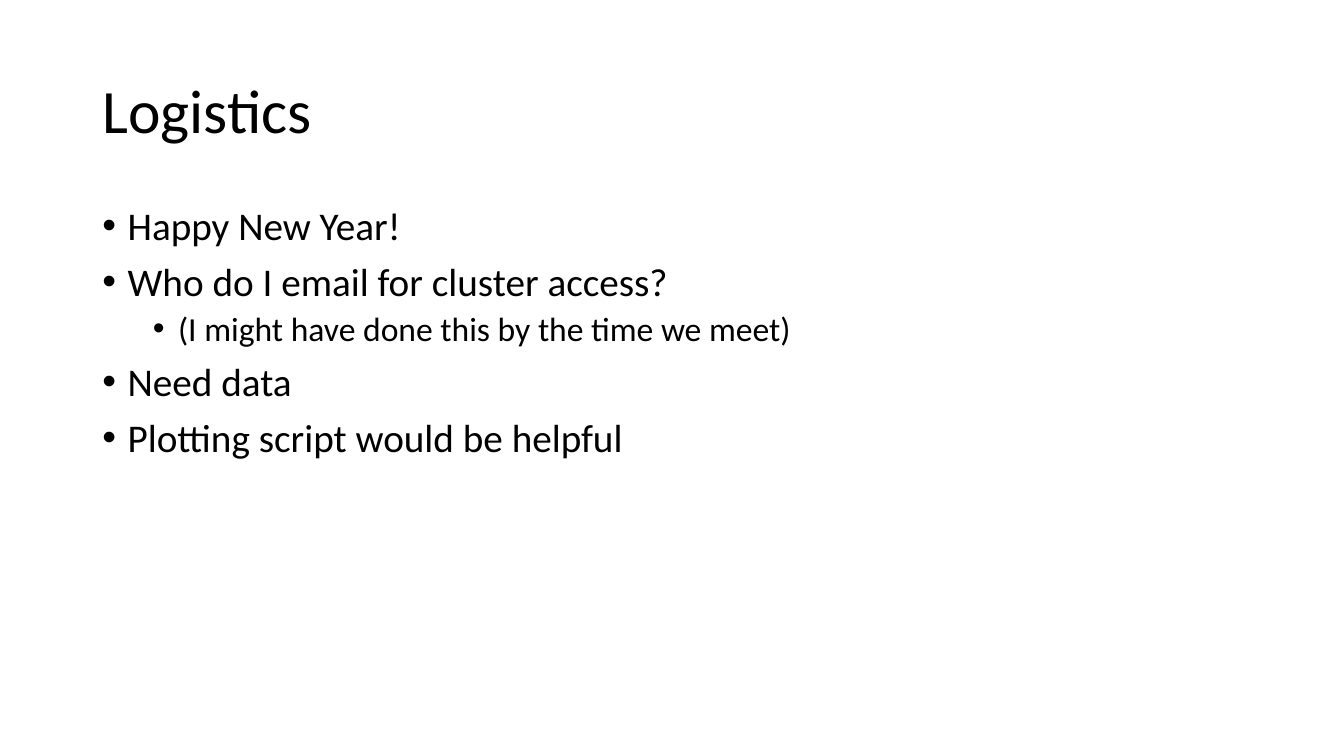
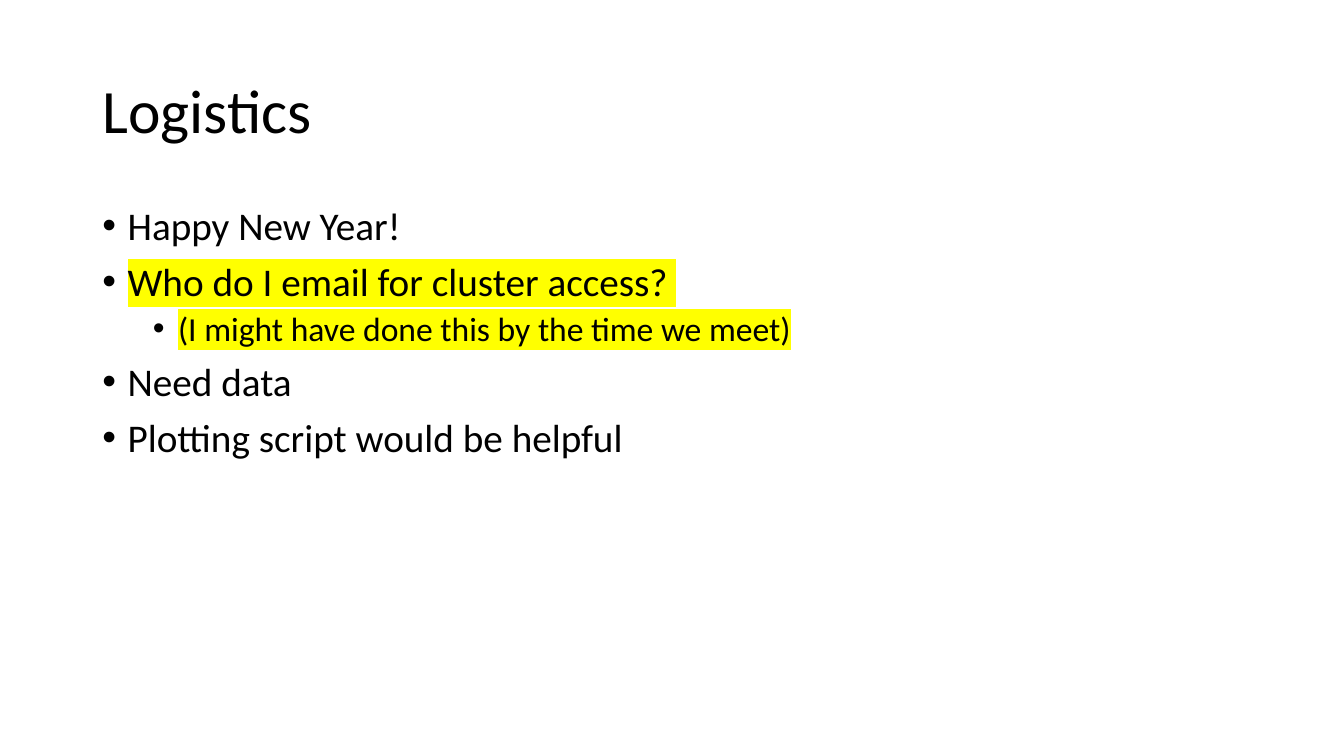
Before and after one commit to jon-mah/demo_for_ccgb, a slide deck: slide 2 of 20210104_demo_for_ccgb_rotation_update.pptx. Drawn at 1344x756 pixels with LibreOffice and Linux fonts; fonts in the diff are those of the drawing. Boxes give left, top, right and bottom in pixels: in the first picture for what was removed or moved away, otherwise in the second. Text is boxed around its words. In the diff, an @@ line names an element or a change of style, - is before the commit and + after.

```diff
--- a/20210104_demo_for_ccgb_rotation_update.pptx
+++ b/20210104_demo_for_ccgb_rotation_update.pptx
@@ text at (128, 268, 790, 347): highlight none to #FFFF00 in "Who do I email for cluster access?", "(I might have done this by the ..." @@
```
Also in this commit, not shown: 2 other slides changed, 3 slides added, 1 slide removed, 1 other file.
